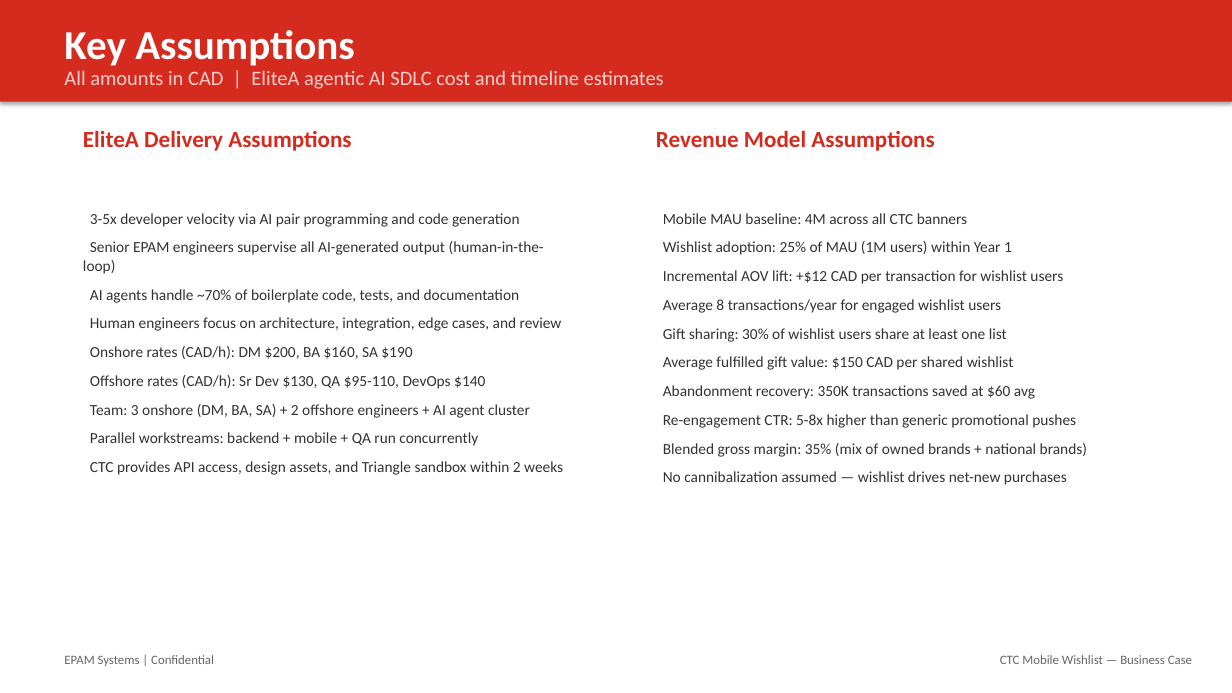
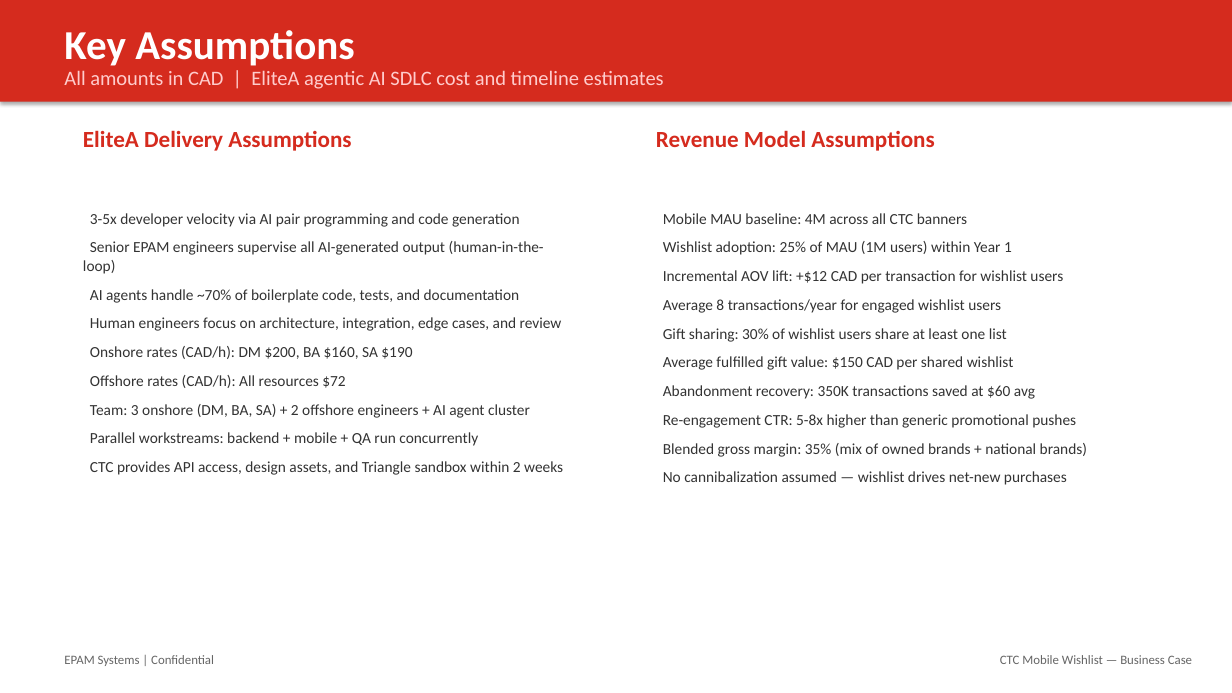
Before and after one commit to ksyed0/CTC-Mobile-Wishlist, a slide deck: slide 13 of docs/CTC_Mobile_Wishlist_Business_Case.pptx. Drawn at 1232x693 pixels with LibreOffice and Linux fonts; fonts in the diff are those of the drawing. Boxes give left, top, right and bottom in pixels: in the first picture for what was removed or moved away, otherwise in the second. Text is boxed around its words. In the diff, an @@ line names an element or a change of style, - is before the commit and + after.

```diff
--- a/docs/CTC_Mobile_Wishlist_Business_Case.pptx
+++ b/docs/CTC_Mobile_Wishlist_Business_Case.pptx
@@ text at <box>90,375,345,388</box>: text changed @@
-Offshore rates (CAD/h): Sr Dev $130, QA $95-110, DevOps $140
+Offshore rates (CAD/h): All resources $72
```
Also in this commit, not shown: 3 other slides changed, 2 other files.
